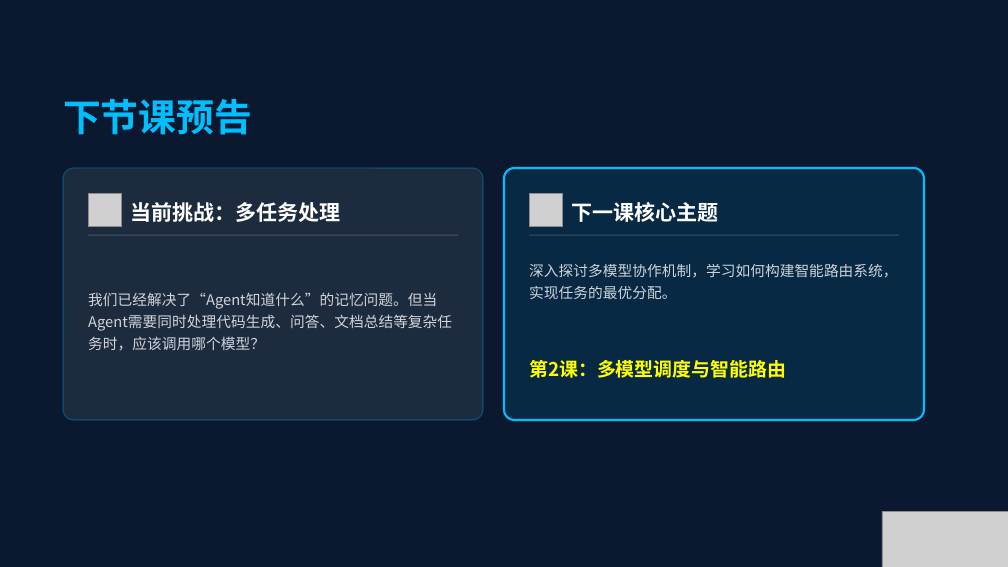
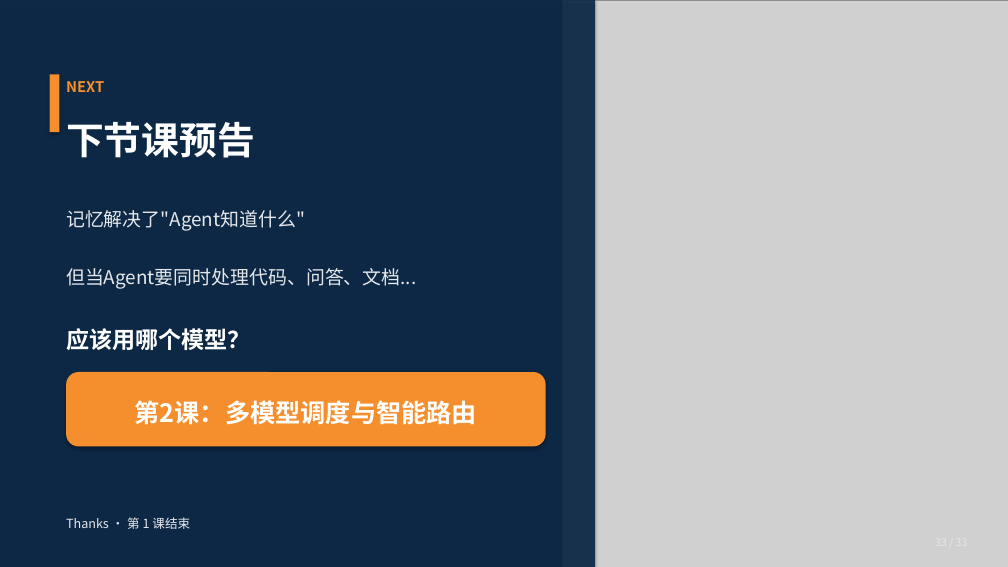
Before and after one commit to seraph0017/tc, a slide deck: slide 33 of 01-ai-agent-engineering/ppt/AI Agent系统工程实战 - 第1课：从聊天机器人到智能助手.pptx. Drawn at 1008x567 pixels with LibreOffice and Linux fonts; fonts in the diff are those of the drawing; grey boxes stand for pictures. Boxes give left, top, right and bottom in pixels: in the first picture for what was removed or moved away, otherwise in the second. Text is boxed around its words. In the diff, an @@ line names an element or a change of style, - is before the commit and + after.

```diff
--- a/01-ai-agent-engineering/ppt/AI Agent系统工程实战 - 第1课：从聊天机器人到智能助手.pptx
+++ b/01-ai-agent-engineering/ppt/AI Agent系统工程实战 - 第1课：从聊天机器人到智能助手.pptx
@@ background #0A192F to #0E2A47 @@
@@ rounded rectangle removed at (0,0,1008,567) @@
@@ rectangle added at (0,0,595,567), fill #0E2A47 at 92% opacity @@
@@ picture added at (563,0,1008,567) @@
@@ rectangle added at (50,74,60,132), fill #F58E2C @@
@@ text added at (66,81,104,92), 14 pt, text #F58E2C, bold @@
+NEXT
@@ text "下节课预告": place and size @@
-text "下节课预告" at (63,99,252,135)
+text "下节课预告" at (66,122,255,158)
@@ text "下节课预告" at (66,122,255,158): text colour #00BFFF to #FFFFFF; line spacing 1.25 to 1.2; vertical alignment middle to top @@
@@ rounded rectangle removed at (63,168,483,420) @@
@@ rounded rectangle removed at (504,168,925,420) @@
@@ picture removed at (88,194,122,227) @@
@@ text removed at (130,202,340,222) @@
-当前挑战：多任务处理
@@ picture removed at (529,194,563,227) @@
@@ text removed at (571,202,718,222) @@
-下一课核心主题
@@ text added at (66,210,305,231), 18 pt, text #E5E7EB @@
+记忆解决了"Agent知道什么"
@@ line removed from (88, 235) to (458, 235) @@
@@ line removed from (529, 235) to (899, 235) @@
@@ text at (66,268,416,289): text changed; size 14 to 18 pt; text colour #FFFFFF at 80% opacity to #E5E7EB @@
-我们已经解决了“Agent知道什么”的记忆问题。但当Agent需要同时处理代码生成、问答、文档总结等复杂任务时，应该调用哪个模型？
+但当Agent要同时处理代码、问答、文档...
@@ text "但当Agent要同时处理代码、问答、文档..." at (66,268,416,289): vertical alignment middle to top @@
@@ text removed at (529,264,897,378) @@
-深入探讨多模型协作机制，学习如何构建智能路由系统，实现任务的最优分配。
-第2课：多模型调度与智能路由
@@ text added at (66,328,250,350), 22 pt, text #FFFFFF, bold @@
+应该用哪个模型？
@@ rounded rectangle added at (66,372,545,446), fill #F58E2C @@
@@ text added at (135,400,478,425), 24 pt, text #FFFFFF, bold @@
+第2课：多模型调度与智能路由
@@ text added at (66,517,190,529), 12 pt, text #E5E7EB @@
+Thanks · 第 1 课结束
@@ picture removed at (882,512,1008,567) @@
```
Also in this commit, not shown: 23 other slides changed, 9 slides added, 9 slides removed, 12 other files.
